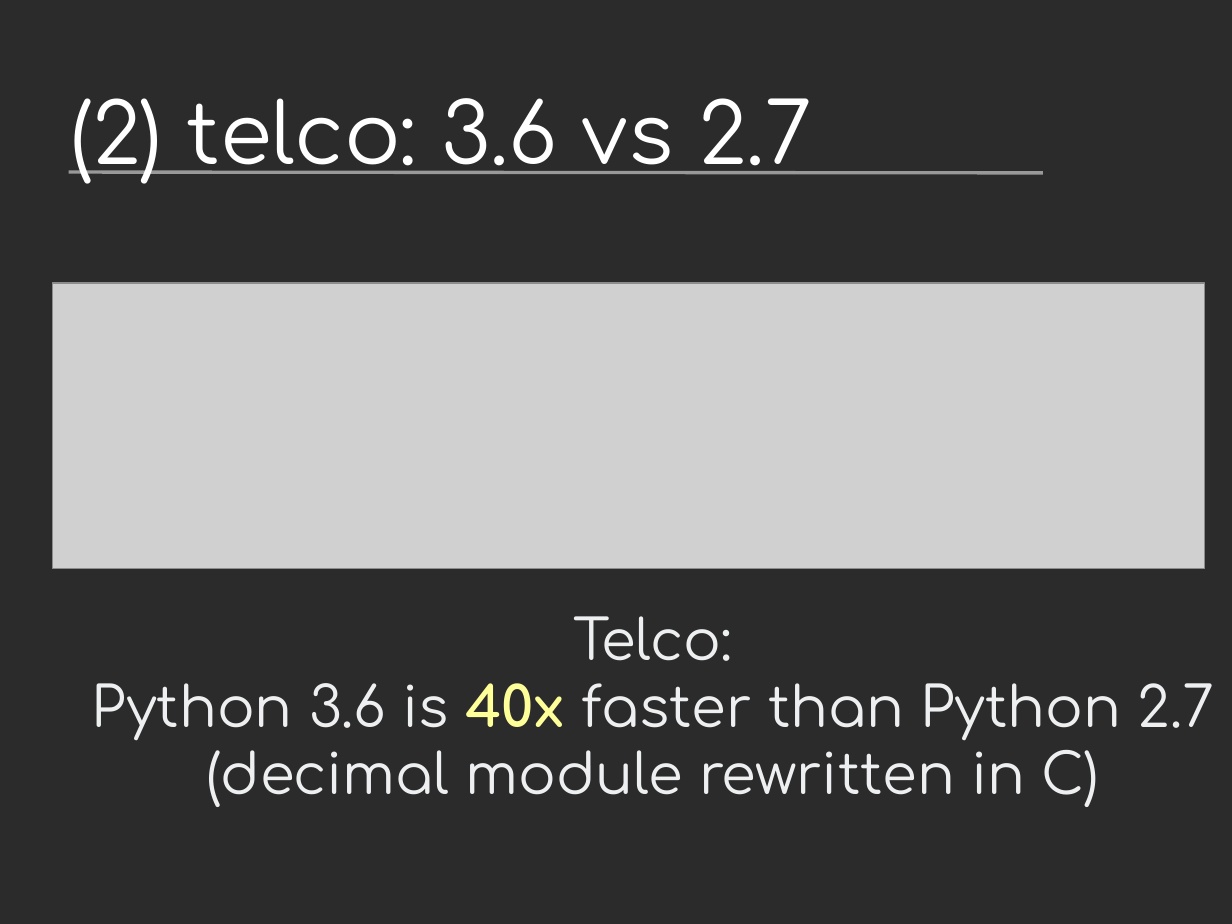
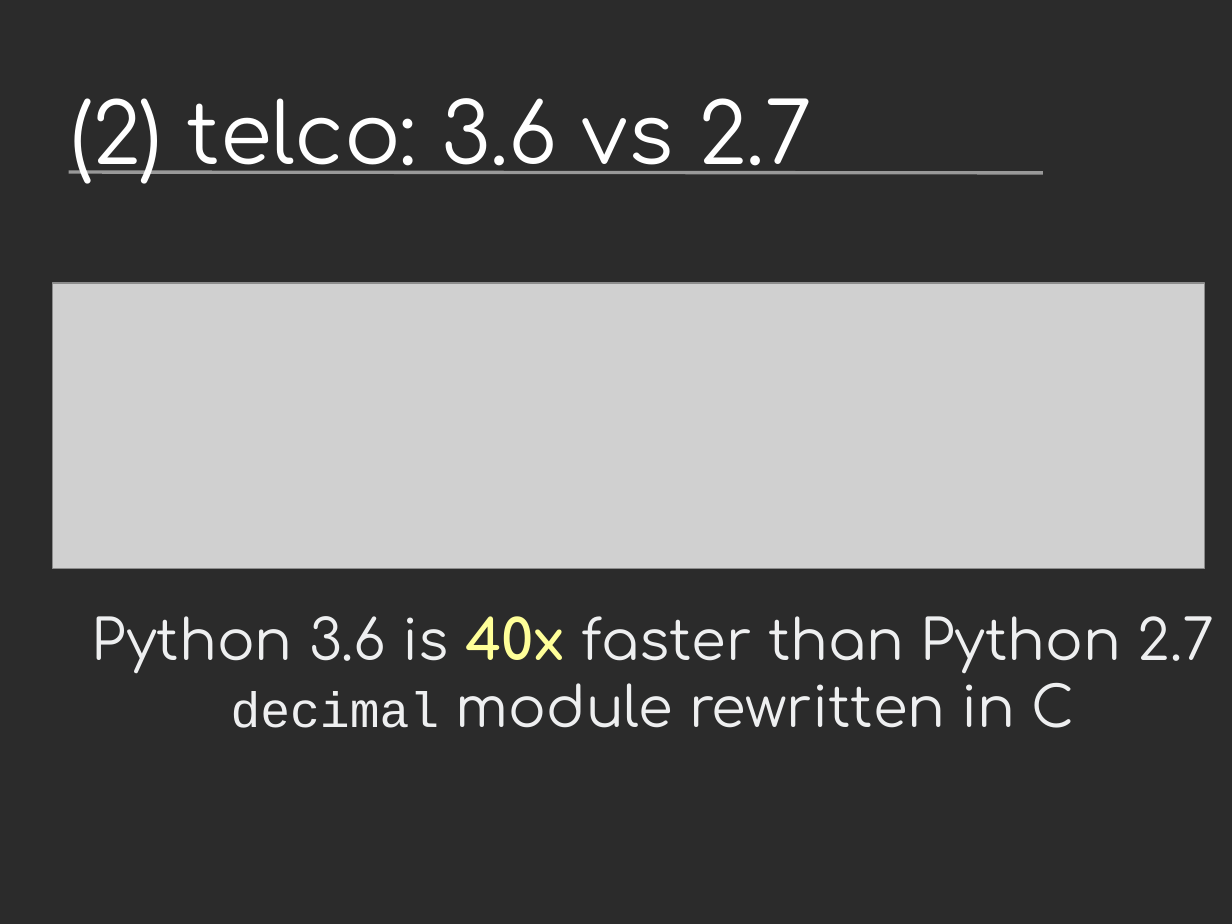
Before and after one commit to vstinner/talks, a slide deck: slide 13 of 2017-PyconUS/python36_opt.odp. Drawn at 1232x924 pixels with LibreOffice and Linux fonts; fonts in the diff are those of the drawing; grey boxes stand for pictures; background and template pictures are left out; a plain dark background stands for a picture behind light text. Boxes give left, top, right and bottom in pixels: in the first picture for what was removed or moved away, otherwise in the second. Text is boxed around its words. In the diff, an @@ line names an element or a change of style, - is before the commit and + after.

```diff
--- a/2017-PyconUS/python36_opt.odp
+++ b/2017-PyconUS/python36_opt.odp
@@ text at bbox=[573, 616, 733, 661]: paragraph removed @@
-Telco:
@@ text at bbox=[231, 664, 1075, 728]: text changed @@
-(decimal module rewritten in C)
+decimal module rewritten in C
```
Also in this commit, not shown: 18 other slides changed, 9 slides added, 1 other file.
